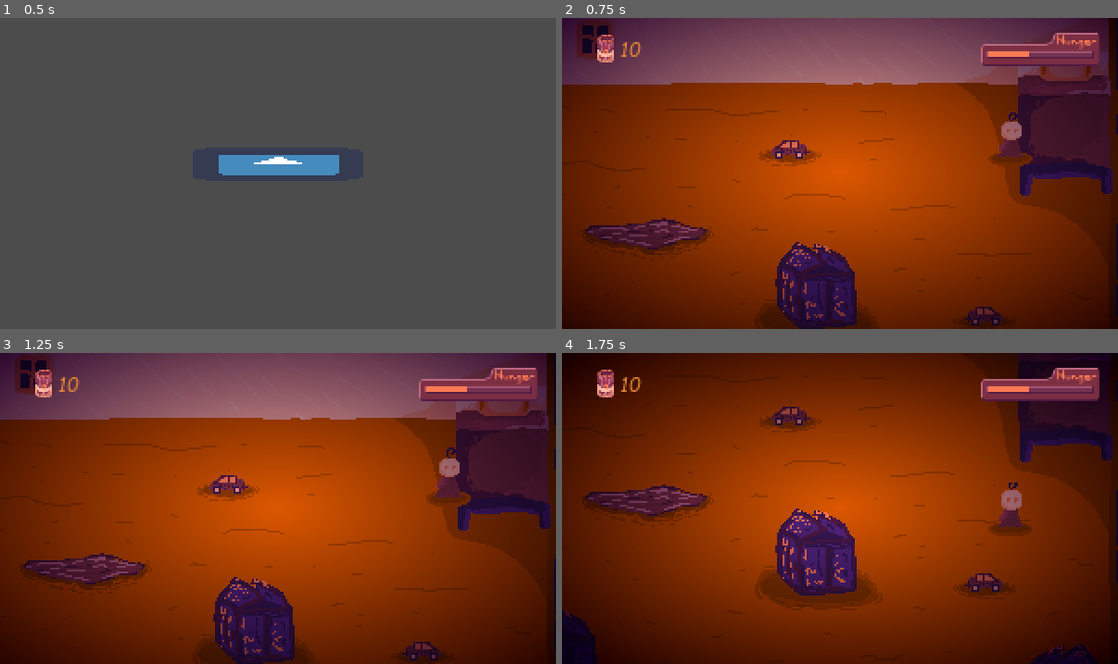
Above: before the commit, frames 1-4 (two rows, left to right).
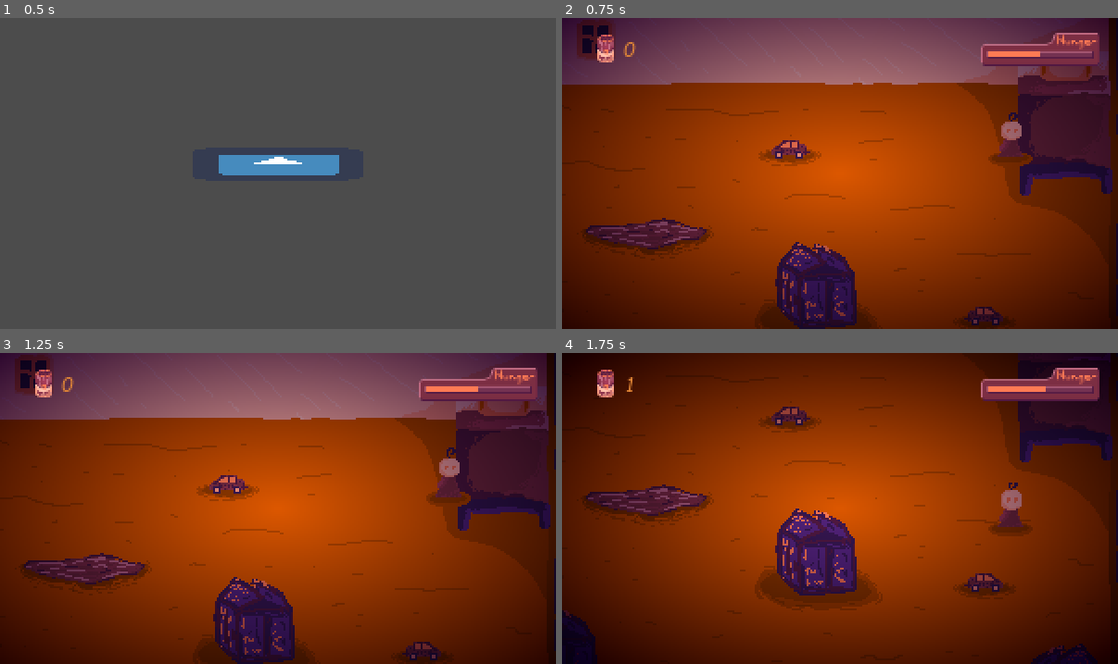
Above: after the commit, the same moments.

Repository: EdBarrancos/Operation_Ai_pain
Game: Godot game, scene res://Scenes/World.tscn
Two runs of this game, one before a commit and one after it. Both use one fixed random seed, a clock stepped at 60 frames per second and the inputs below. The engine's default icon, where the game draws it, is replaced by a stand-in: a white triangle on a blue panel in a dark square.
Inputs:
- Up to frame 1 (0.5 s): no input
- Up to frame 2 (0.75 s): tap Enter (ui_accept) at 0.5 s; hold D (RIGHT) from 0.53 s (still down); tap F (FEED) at 0.6 s
- Up to frame 3 (1.25 s): keep holding D (RIGHT); tap Enter (ui_accept) at 0.77 s
- Up to frame 4 (1.75 s): release D (RIGHT) at 1.28 s; hold S (DOWN) from 1.28 s (still down); tap T (TEST) at 1.35 s; tap Enter (ui_accept) at 1.52 s

Frame 1 is identical in both runs. In frame 2, 0.1% of the frame differs, in the area x 10-86%, y 7-13%; in frame 3, 0.1%; in frame 4, 0.2%, in the area x 10-87%, y 7-13%.

Commit message:
Update HUD

Diff:
--- a/OperationAi/Scenes/GUI.tscn
+++ b/OperationAi/Scenes/GUI.tscn
@@ -1,7 +1,8 @@
-[gd_scene load_steps=6 format=2]
+[gd_scene load_steps=7 format=2]
 
 [ext_resource path="res://comici.ttf" type="DynamicFontData" id=1]
 [ext_resource path="res://Soup Counter Icon.png" type="Texture" id=2]
+[ext_resource path="res://Scripts/GUI.gd" type="Script" id=3]
 
 [sub_resource type="DynamicFont" id=1]
 size = 10
@@ -31,6 +32,7 @@
 margin_top = -25.0
 margin_right = -223.0
 margin_bottom = -1.0
+script = ExtResource( 3 )
 __meta__ = {
 "_edit_use_anchors_": false
 }
@@ -55,7 +57,7 @@
 margin_right = 65.1239
 margin_bottom = 21.1675
 theme = SubResource( 3 )
-text = "10"
+text = "0"
 align = 1
 valign = 1
 __meta__ = {
--- a/OperationAi/Scenes/HungerBar.tscn
+++ b/OperationAi/Scenes/HungerBar.tscn
@@ -1,20 +1,22 @@
-[gd_scene load_steps=3 format=2]
+[gd_scene load_steps=4 format=2]
 
 [ext_resource path="res://100_modified.png" type="Texture" id=1]
 [ext_resource path="res://Hunger bar.png" type="Texture" id=2]
+[ext_resource path="res://Scripts/HungerBar.gd" type="Script" id=3]
 
 [node name="HungerBar" type="HBoxContainer"]
 margin_left = 208.0
 margin_top = 9.0
 margin_right = 300.0
 margin_bottom = 34.0
+script = ExtResource( 3 )
 __meta__ = {
 "_edit_use_anchors_": false
 }
 
-[node name="TextureProgress" type="TextureProgress" parent="."]
+[node name="Bar" type="TextureProgress" parent="."]
 margin_right = 92.0
 margin_bottom = 25.0
-value = 40.0
+value = 20.0
 texture_under = ExtResource( 2 )
 texture_progress = ExtResource( 1 )
--- /dev/null
+++ b/OperationAi/Scripts/GUI.gd
@@ -0,0 +1,8 @@
+extends MarginContainer
+
+onready var label=$Counter/Label
+var soups
+
+func _process(_delta):
+	soups = get_parent().get_parent().player.playerSoupInventory.GetCurrentSoupQuantity()
+	label.set_text(str(soups))
--- /dev/null
+++ b/OperationAi/Scripts/HungerBar.gd
@@ -0,0 +1,9 @@
+extends HBoxContainer
+
+onready var bar=$Bar
+var hungerPercentage
+
+
+func _process(_delta):
+	hungerPercentage = get_parent().get_parent().monster.GetPercentageHunger()
+	get_node("Bar").value = hungerPercentage
